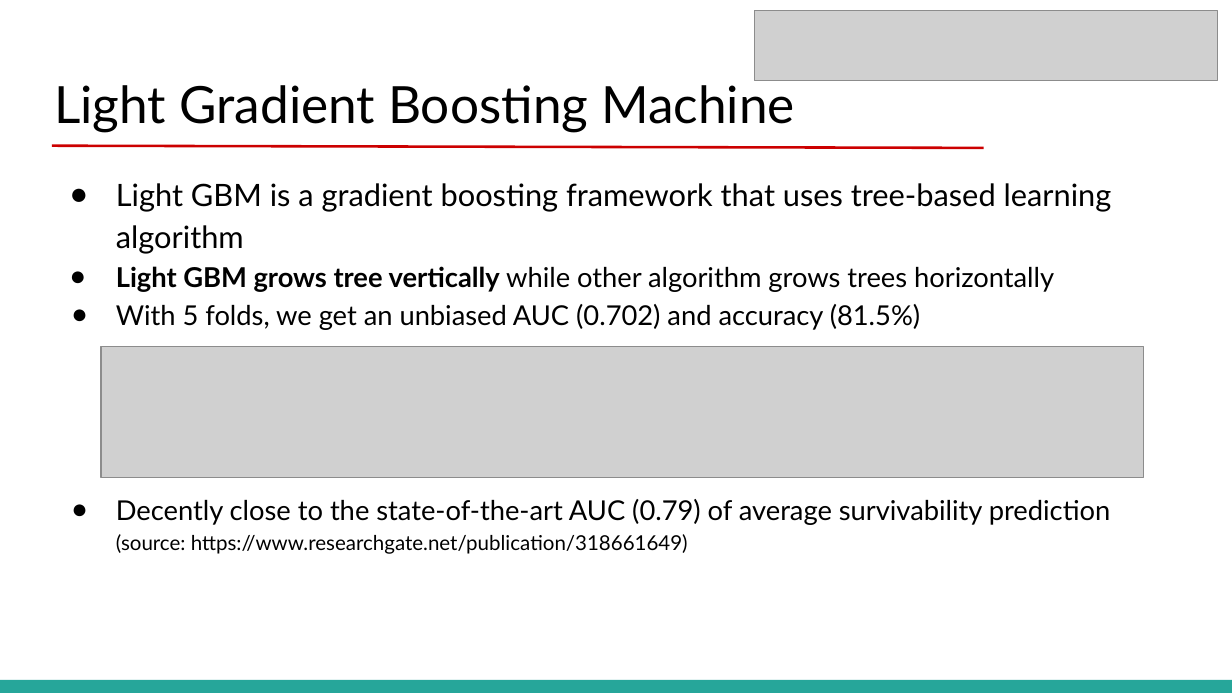
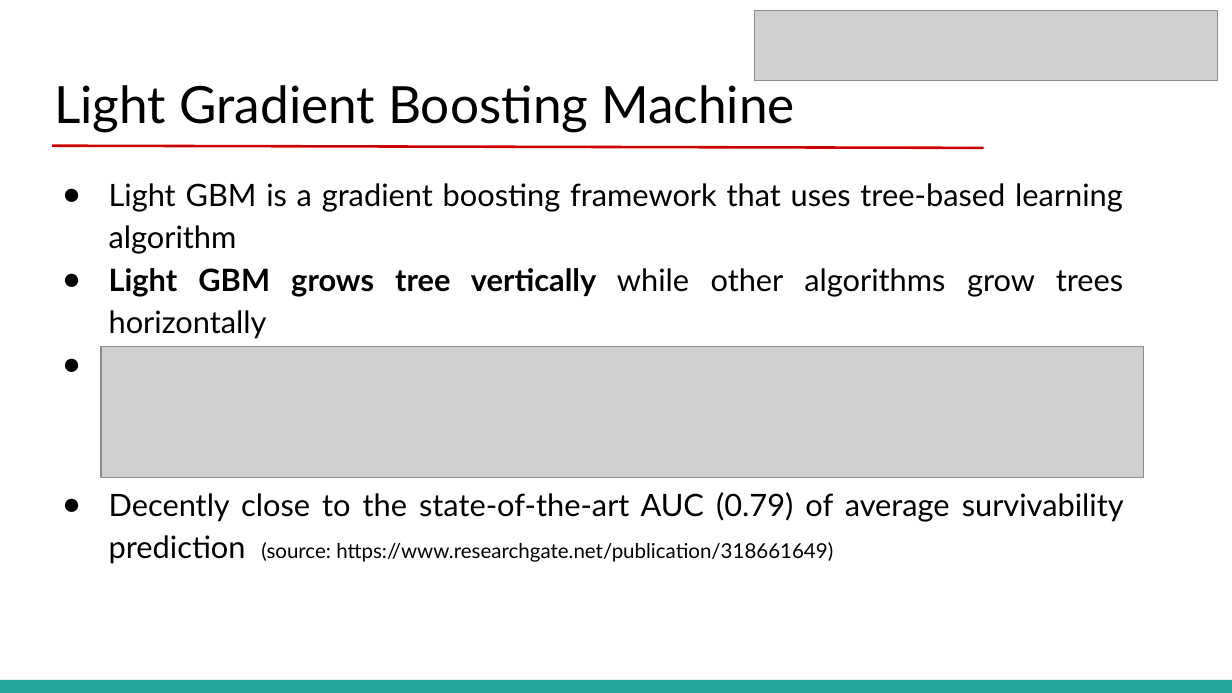
Before and after one commit to ludmila77/Team1-MIS536, a slide deck: slide 11 of reports/Final Presentation.pptx (slide 10 before the commit). Drawn at 1232x693 pixels with LibreOffice and Linux fonts; fonts in the diff are those of the drawing; grey boxes stand for pictures. Boxes give left, top, right and bottom in pixels: in the first picture for what was removed or moved away, otherwise in the second. Text is boxed around its words. In the diff, an @@ line names an element or a change of style, - is before the commit and + after.

```diff
--- a/reports/Final Presentation.pptx
+++ b/reports/Final Presentation.pptx
@@ text "Light GBM is a gradient ...": place and size @@
-text "Light GBM is a gradient ..." at (116,183,1112,554)
+text "Light GBM is a gradient ..." at (109,183,1124,564)
@@ text at (109,183,1124,564): size 16 to 18 pt in "With 5 folds, we get an unbiased ...", "Decently close to the state-of-the-art AUC (0.79) ..."; alignment left to justified; indent changed @@
@@ text at (109,268,1123,339): text changed; size 16 to 18 pt @@
-● Light GBM grows tree vertically while other algorithm grows trees horizontally
+● Light GBM grows tree vertically while other algorithms grow trees horizontally
```
Also in this commit, not shown: 10 other slides changed, 1 slide added.
